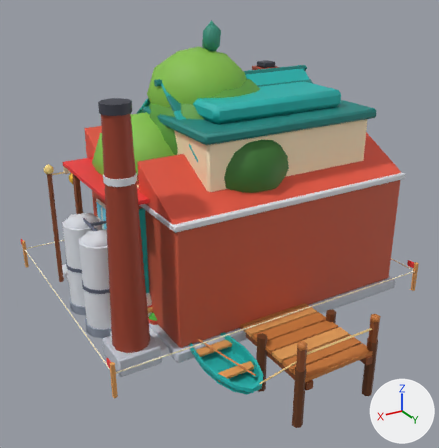
A saved change to the glTF model public/assets/models/decor.glb.
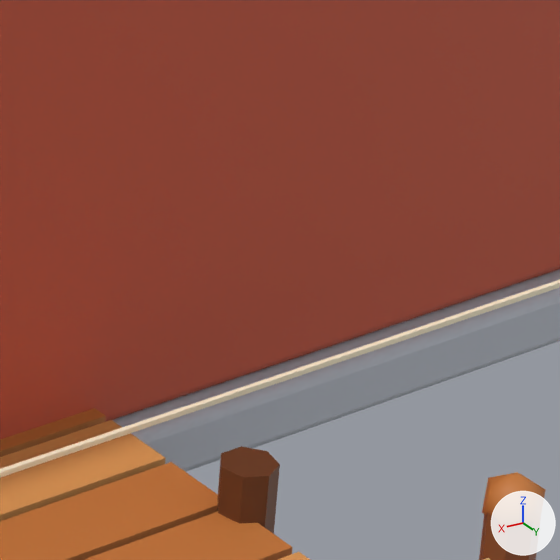
There are two pictures of each version: one whole from a camera (50 mm lens) standing at (8.36, 14.34, 8.92) and looking at (0.38, 1.03, 2.27), one close up on the part from 66% to 87% of the width and 52% to 73% of the height. The axes (+X, +Y, +Z) are drawn at lower right. The lights are the same throughout. The last two pictures show the newer version.

The older version as bpy lines, for what is in view:
```python
me_mesh_32 = bpy.data.meshes.new('Mesh_32')
me_mesh_32.from_pydata(...)  # 630 vertices, 1030 faces; spans x -1.85..2.65, y -2.0..5.85, z -0.9..2.43
me_mesh_32.materials.append(mat_vc)
me_mesh_37 = bpy.data.meshes.new('Mesh_37')
me_mesh_37.from_pydata(...)  # 1272 vertices, 2242 faces; spans x -4.35..4.36, y -3.7..3.35, z 0.0..6.32
me_mesh_37.materials.append(mat_vc)
me_mesh_39 = bpy.data.meshes.new('Mesh_39')
me_mesh_39.from_pydata(...)  # 192 vertices, 284 faces; spans x -4.75..4.75, y -4.01..3.75, z -0.01..1.51
me_mesh_39.materials.append(mat_vc)
ob_cannery = bpy.data.objects.new('cannery', me_mesh_37)
ob_cannery.location = (0.0, 0.0, 0.0)
ob_dock = bpy.data.objects.new('dock', me_mesh_32)
ob_dock.location = (0.0, 0.0, 0.0)
ob_survey_stakes = bpy.data.objects.new('survey_stakes', me_mesh_39)
ob_survey_stakes.location = (0.0, 0.0, 0.0)
```
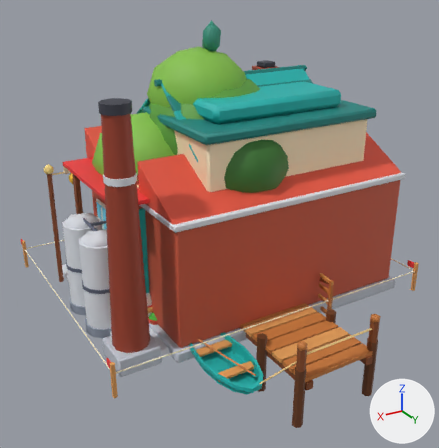
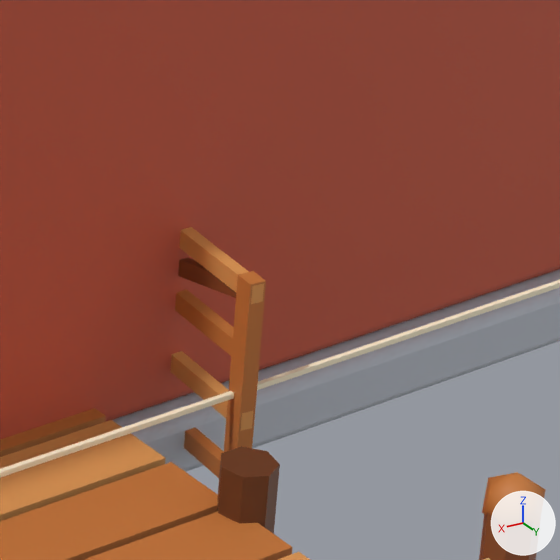
Diff of the bpy script that builds the scene:
```diff
--- a/public/assets/models/decor.glb.py
+++ b/public/assets/models/decor.glb.py
@@ me_mesh_43_1 @@
+me_mesh_43_1.from_pydata(...)  # 128 vertices, 212 faces; spans x -2.18..2.18, y -0.13..3.78, z 0.0..1.59
+me_mesh_43_1.materials.append(mat_vc)
@@ ob_towpath_gate_open @@
+ob_towpath_gate_open = bpy.data.objects.new('towpath_gate_open', me_mesh_43_1)
+ob_towpath_gate_open.location = (0.0, 0.0, 0.0)
```

Changed parts and their boxes [x1, y1, x2, y2] in the close-ups (560 x 560 px):
'towpath_gate_open', added (brown): after [170, 227, 266, 478]
